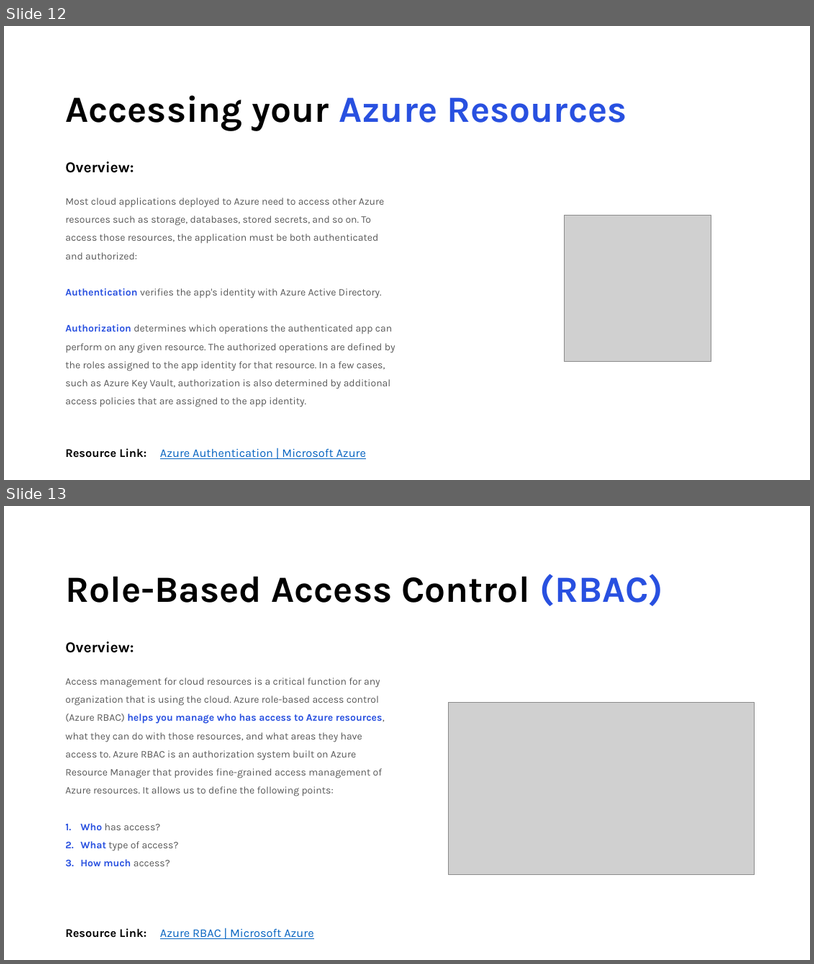
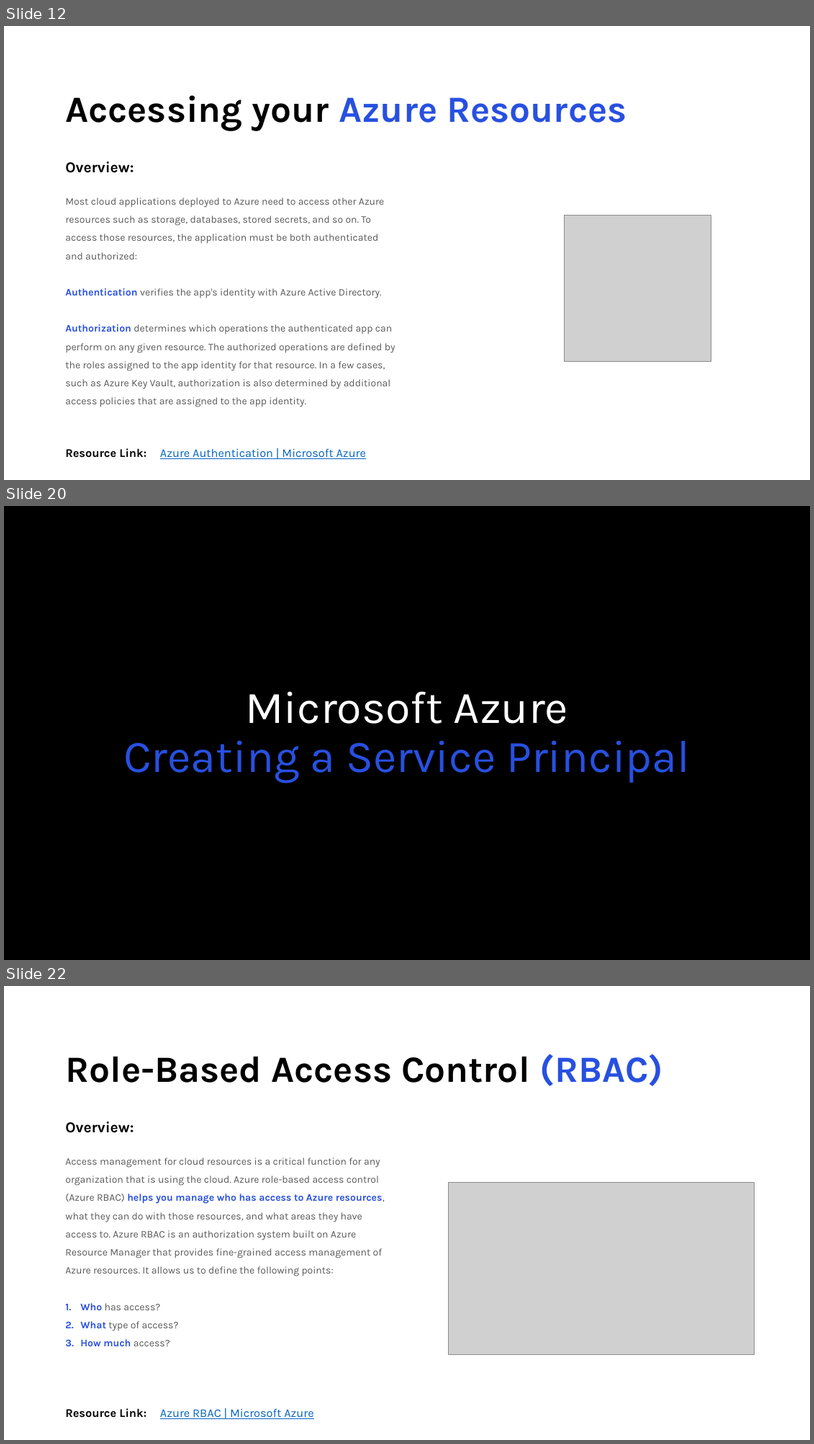
Before and after one commit to areed1192/azure-sql-data-project, a slide deck: samples/resources/Microsoft Azure.pptx. Shown one above the other, each under a label of ours: slides 12 and 13 before the commit, slides 12, 20 and 22 after it; the slides between them are not shown. The pictures are 814x964 and 814x1444 pixels, drawn with LibreOffice and Linux fonts; fonts in the diff are those of the drawing; grey boxes stand for pictures. Boxes give left, top, right and bottom in pixels: in the first picture for what was removed or moved away, otherwise in the second. Text is boxed around its words. In the diff, an @@ line names an element or a change of style, - is before the commit and + after.

```diff
--- a/samples/resources/Microsoft Azure.pptx
+++ b/samples/resources/Microsoft Azure.pptx
@@ slide 20 added at (4, 506, 810, 960), background #000000 @@
@@ title added at (124, 691, 690, 782), 54 pt, text #2850E0 @@
+Microsoft Azure
+Creating a Service Principal
@@ what was slide 13 is now slide 22 @@
```
Also in this commit, not shown: 1 slide changed, 12 other slides added, 7 other files.
